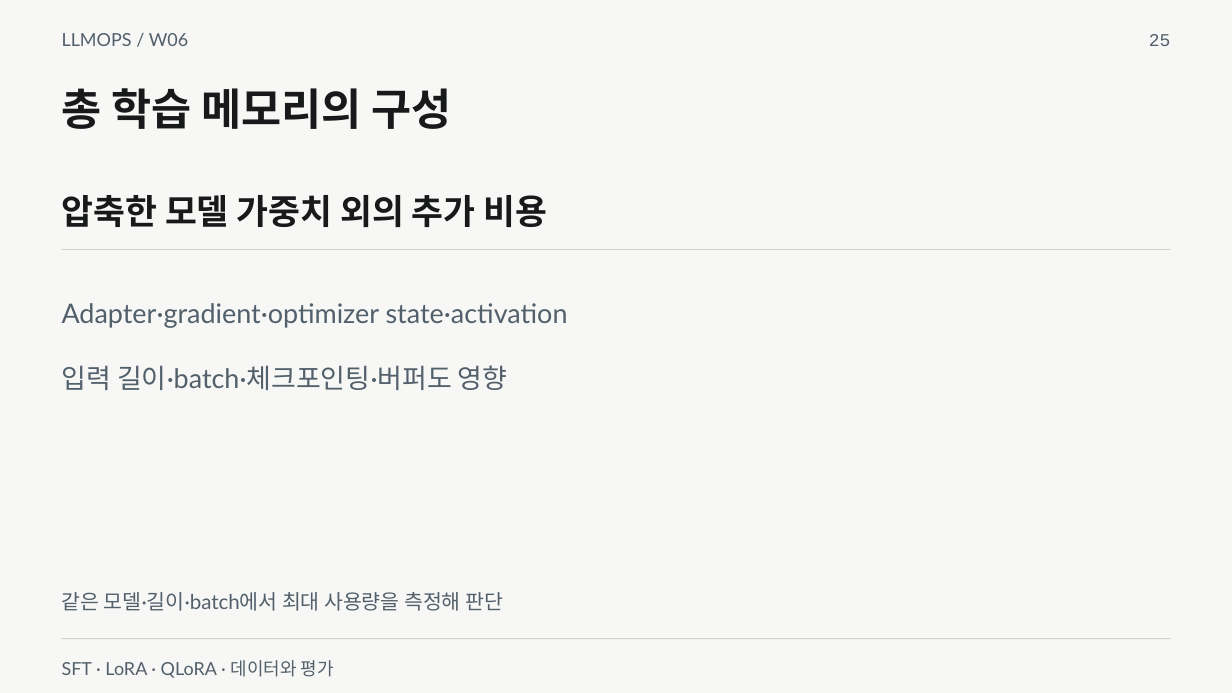
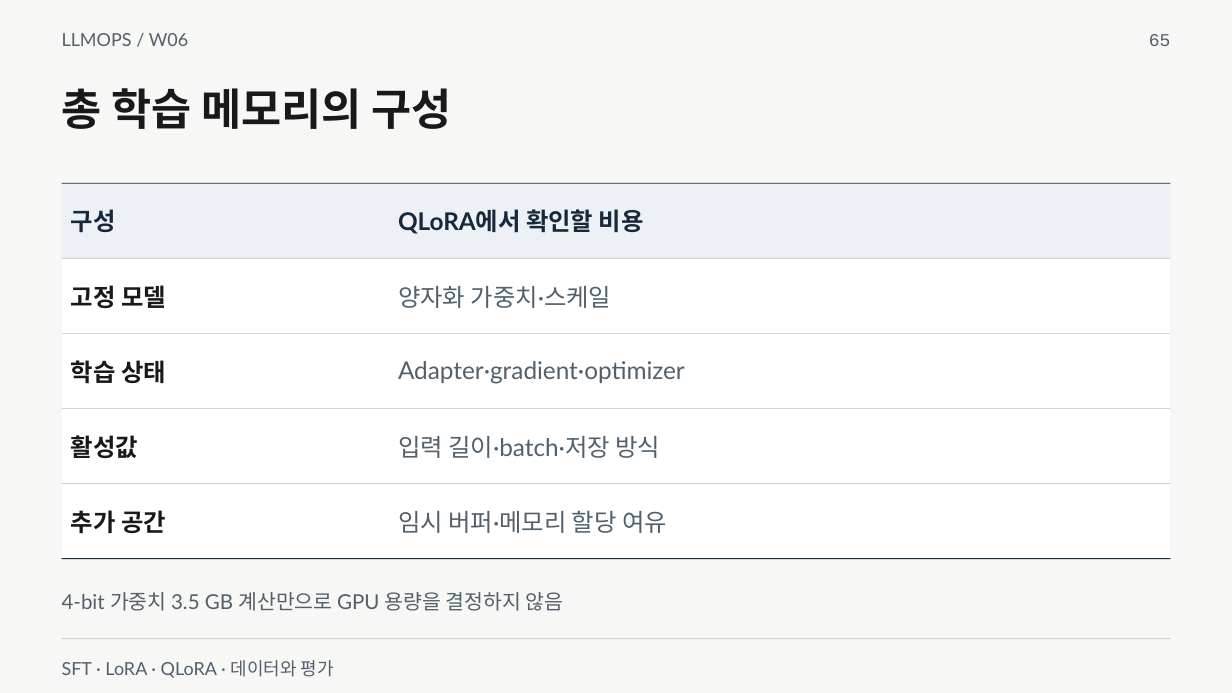
Before and after one commit to smilesjcha/llmops-16week, a slide deck: slide 65 of week06/lecture/06_week6_sft_lora_reference.pptx (slide 25 before the commit). Drawn at 1232x693 pixels with LibreOffice and Linux fonts; fonts in the diff are those of the drawing. Boxes give left, top, right and bottom in pixels: in the first picture for what was removed or moved away, otherwise in the second. Text is boxed around its words. In the diff, an @@ line names an element or a change of style, - is before the commit and + after.

```diff
--- a/week06/lecture/06_week6_sft_lora_reference.pptx
+++ b/week06/lecture/06_week6_sft_lora_reference.pptx
@@ text at (1149, 34, 1171, 46): text changed @@
-25
+65
@@ text removed at (62, 195, 548, 227) @@
-압축한 모델 가중치 외의 추가 비용
@@ table added at (62, 183, 1171, 558), 5 rows, 2 columns @@
+구성 | QLoRA에서 확인할 비용
+고정 모델 | 양자화 가중치·스케일
+학습 상태 | Adapter·gradient·optimizer
+활성값 | 입력 길이·batch·저장 방식
+추가 공간 | 임시 버퍼·메모리 할당 여유
@@ rectangle added at (62, 183, 1171, 184), fill #17283B @@
@@ rectangle: place and size @@
-rectangle at (62, 250, 1171, 250)
+rectangle at (62, 258, 1171, 259)
@@ text removed at (62, 303, 568, 328) @@
-Adapter·gradient·optimizer state·activation
@@ rectangle added at (62, 333, 1171, 334), fill #CFD5D3 @@
@@ text removed at (62, 365, 508, 390) @@
-입력 길이·batch·체크포인팅·버퍼도 영향
@@ rectangle added at (62, 409, 1171, 409), fill #CFD5D3 @@
@@ rectangle added at (62, 483, 1171, 484), fill #CFD5D3 @@
@@ rectangle added at (62, 558, 1171, 559), fill #17283B @@
@@ text at (62, 592, 564, 611): text changed @@
-같은 모델·길이·batch에서 최대 사용량을 측정해 판단
+4-bit 가중치 3.5 GB 계산만으로 GPU 용량을 결정하지 않음
```
Also in this commit, not shown: 31 other slides changed, 44 slides added, 18 other files.
